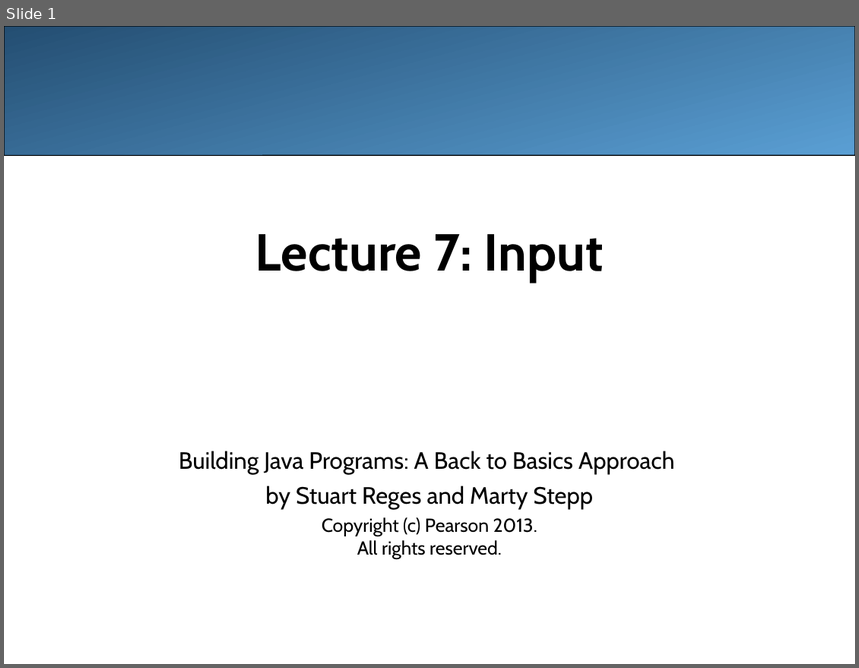
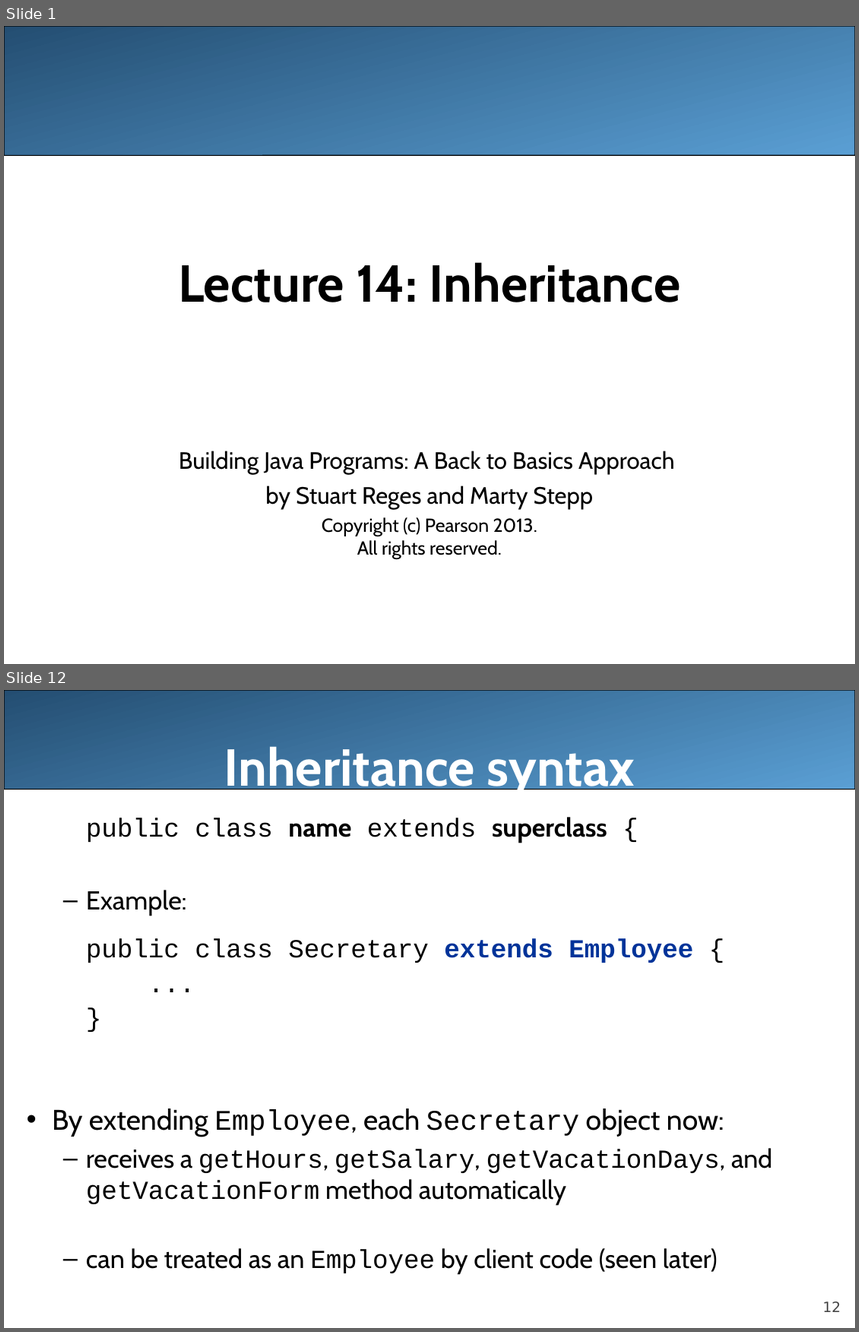
Before and after one commit to LongBaoNguyen/longbaonguyen.github.io, a slide deck: courses/apcsa/lecture14.ppt. Shown one above the other, each under a label of ours: slide 1 before the commit, slides 1 and 12 after it; the slides between them are not shown. The pictures are 859x668 and 859x1332 pixels, drawn with LibreOffice and Linux fonts; fonts in the diff are those of the drawing. Boxes give left, top, right and bottom in pixels: in the first picture for what was removed or moved away, otherwise in the second. Text is boxed around its words. In the diff, an @@ line names an element or a change of style, - is before the commit and + after.

Commit message:
inheritance

```diff
--- a/courses/apcsa/lecture14.ppt
+++ b/courses/apcsa/lecture14.ppt
@@ slide 12 added at box(4, 690, 855, 1328), background #FFFFFF @@
@@ rounded rectangle added at box(4, 690, 855, 790), fill gradient #244E72 to #5A9FD4, outline #000000 0.74 pt @@
@@ title added at box(224, 746, 634, 797), 44 pt, text #FFFFFF, bold @@
+Inheritance syntax
@@ text added at box(52, 817, 772, 1274), 22 pt, text #000000 @@
+  public class name extends superclass {
+  – Example:
+  public class Secretary extends Employee {
+  ...
+  }
+• By extending Employee, each Secretary object now:
+  – receives a getHours, getSalary, getVacationDays, and getVacationForm method automatically
+  – can be treated as an Employee by client code (seen later)
@@ page number added at box(823, 1302, 842, 1312), 12 pt, text #424242 @@
+12
@@ slide 1 changed as well @@
@@ title at box(178, 262, 680, 303): text changed @@
-Lecture 7: Input
+Lecture 14: Inheritance
```
Also in this commit, not shown: 1 other slide changed, 20 other slides added, 34 slides removed, 27 other files.
